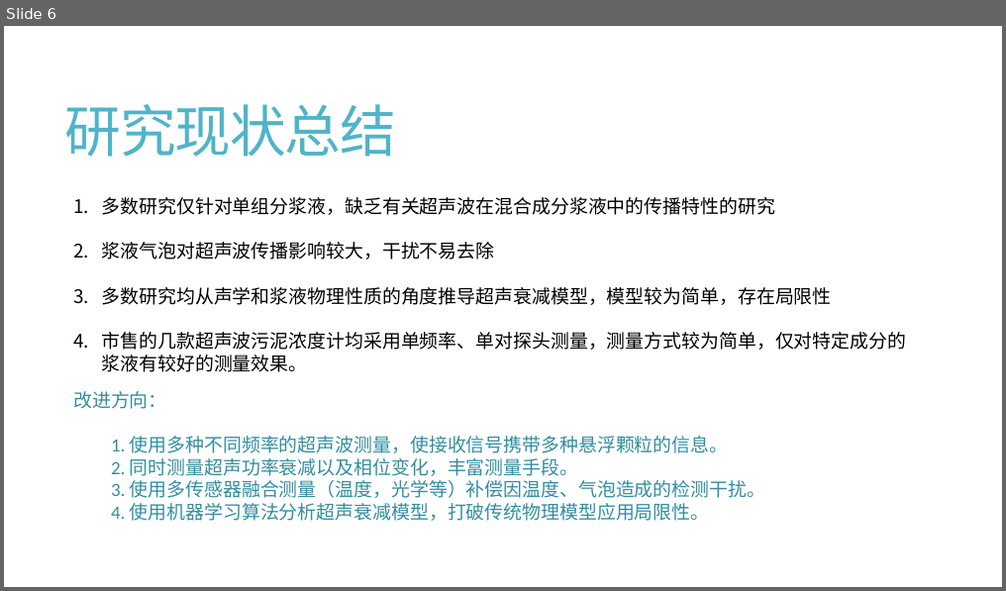
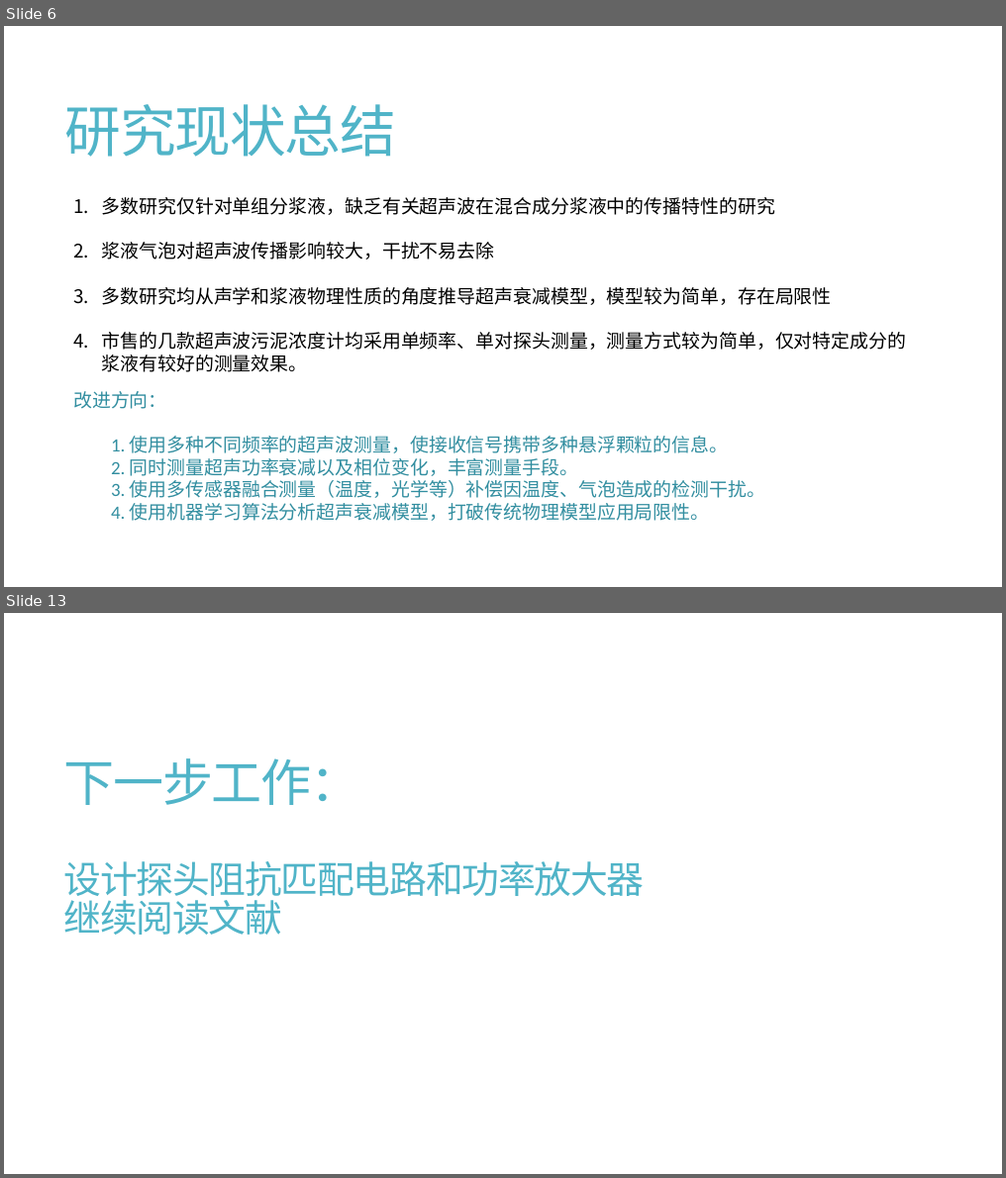
Before and after one commit to Travis-MA/UltrasonicConcMeter, a slide deck: 机器学习超声波浓度计.pptx. Shown one above the other, each under a label of ours: slide 6 before the commit, slides 6 and 13 after it; the slides between them are not shown. The pictures are 1006x591 and 1006x1178 pixels, drawn with LibreOffice and Linux fonts; fonts in the diff are those of the drawing. Boxes give left, top, right and bottom in pixels: in the first picture for what was removed or moved away, otherwise in the second. Text is boxed around its words. In the diff, an @@ line names an element or a change of style, - is before the commit and + after.

```diff
--- a/机器学习超声波浓度计.pptx
+++ b/机器学习超声波浓度计.pptx
@@ slide 13 added at <box>4,613,1002,1174</box>, background #FFFFFF @@
@@ title added at <box>64,759,645,935</box>, 36 pt, text #50B4C8 @@
+下一步工作：
+设计探头阻抗匹配电路和功率放大器
+继续阅读文献
```
Also in this commit, not shown: 4 slides changed, 2 other slides added, 16 other files.
